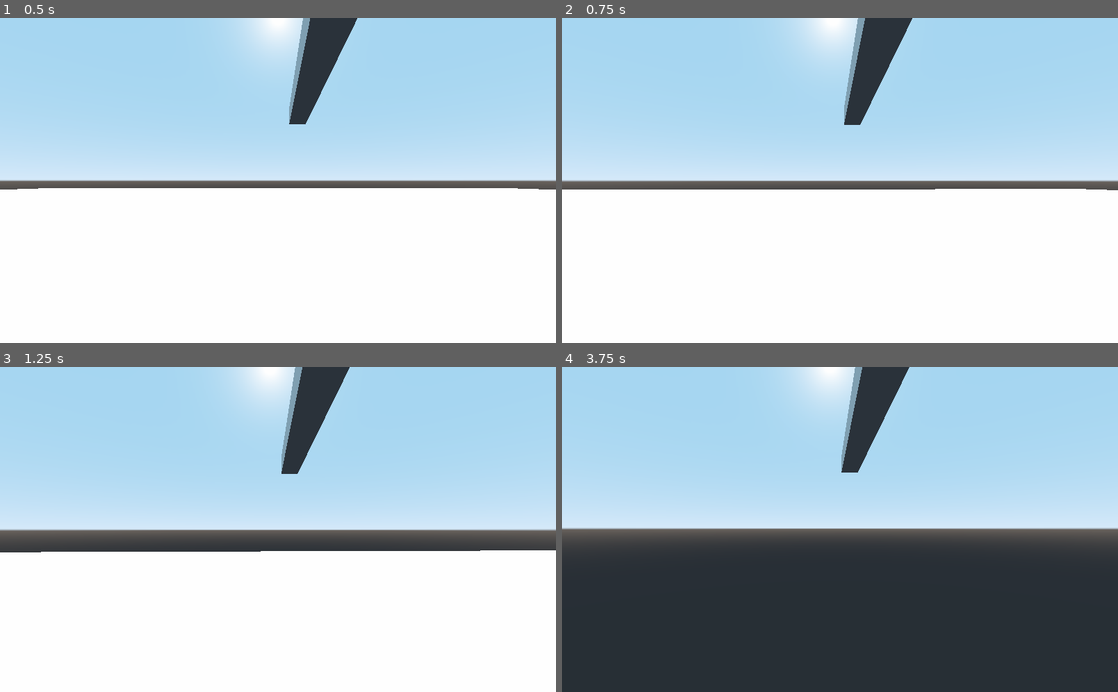
Above: before the commit, frames 1-4 (two rows, left to right).
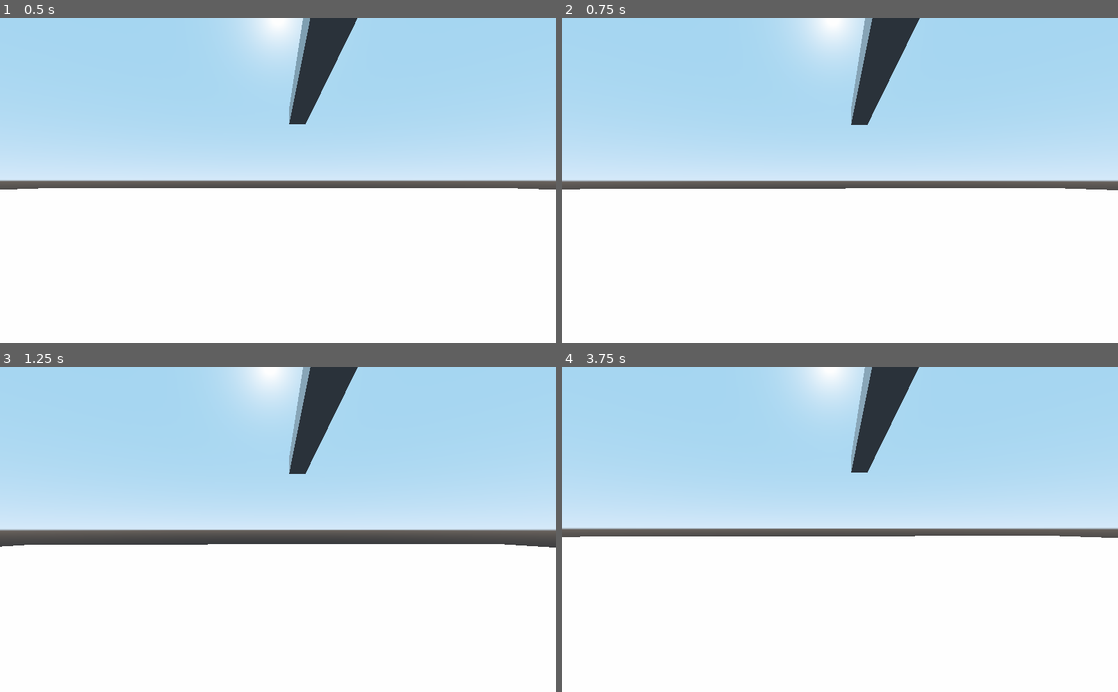
Above: after the commit, the same moments.

Repository: NickCheng0921/curveshot
Game: Godot game, scene res://Main.tscn
Same seed, same stepped clock (60 frames per second), same inputs: the game is played once before the commit and once after it.
Inputs (mouse positions are in pixels of both pictures, inside the frame that each line leads up to):
- Up to frame 1 (0.5 s): no input
- Up to frame 2 (0.75 s): move the mouse to (867, 180) at 0.52 s; hold W (move_forward) from 0.53 s (still down)
- Up to frame 3 (1.25 s): keep holding W (move_forward); tap Space (jump) at 0.77 s
- Up to frame 4 (3.75 s): keep holding W (move_forward); move the mouse to (812, 529) at 1.27 s; tap Space (jump) at 1.52, 3.02 s; move the mouse to (851, 523) at 2.02 s; move the mouse to (834, 536) at 2.77 s; move the mouse to (878, 532) at 3.52 s

Frame 1 is identical in both runs. In frame 2, 1.3% of the frame differs, in the area x 3-91%, y 0-53%; in frame 3, 3.3%; in frame 4, 49%, in the area x 0-100%, y 0-100%.

Commit message:
Make player move in looking direction WIP

Diff:
--- a/3dDemo/CameraPivot.gd
+++ /dev/null
@@ -1,41 +0,0 @@
-extends Camera
-
-# Declare member variables here. Examples:
-# var a = 2
-# var b = "text"
-
-export var SENSITIVITY := 0.2
-export var SMOOTHNESS := 10.0
-
-var camera_input : Vector2
-var rotation_velocity : Vector2
-
-# Called when the node enters the scene tree for the first time.
-func _ready():
-	Input.set_mouse_mode(Input.MOUSE_MODE_CAPTURED)
-
-func _input(event):
-	if event is InputEventMouseMotion:
-		#camera input is a tuple of (x, y) movement
-		camera_input = event.relative
-		print(camera_input)
-
-
-# Called every frame. 'delta' is the elapsed time since the previous frame.
-var i := 1
-func _process(delta):
-	if(i >= 60):
-		i = 0
-		print($"../Pivot".rotation_degrees.z)
-	else:
-		i += 1
-
-	rotation_velocity = rotation_velocity.linear_interpolate(camera_input * SENSITIVITY, delta * SMOOTHNESS)
-	rotation_degrees.x += -deg2rad(rotation_velocity.y)
-	rotation_degrees.y += -deg2rad(rotation_velocity.x)
-	# TODO: sync y rotation to player model
-
-
-	# Clamp vertical rotation
-	rotation_degrees.x = clamp(rotation_degrees.x, -90, 90)
-	camera_input = Vector2.ZERO
--- a/3dDemo/Player.gd
+++ b/3dDemo/Player.gd
@@ -5,17 +5,32 @@
 # The downward acceleration when in the air, in meters per second squared.
 export var fall_acceleration = 75
 export var jump_impulse = 20
+export var SENSITIVITY := 2
+export var SMOOTHNESS := 10.0
+
+onready var camera = $Camera
+onready var Pivot = $Pivot
+var camera_input : Vector2
+var rotation_velocity : Vector2
+var y_rotation = 0
 
 var velocity = Vector3.ZERO
 
 # Called when the node enters the scene tree for the first time.
 func _ready():
-	pass # Replace with function body.
+	Input.set_mouse_mode(Input.MOUSE_MODE_CAPTURED)
+
+func _input(event):
+	if event is InputEventMouseMotion:
+		#camera input is a tuple of (x, y) movement
+		camera_input = event.relative
 
 #called every frame
+var i := 1
 func _physics_process(delta):
 	# We create a local variable to store the input direction.
 	var direction = Vector3.ZERO
+	var global_y_degree = deg2rad(global_transform.basis.get_euler()[1])
 
 	# We check for each move input and update the direction accordingly.
 	if Input.is_action_pressed("move_right"):
@@ -33,6 +48,16 @@
 		direction = direction.normalized()
 		#$Pivot.look_at(translation + direction, Vector3.UP)
 
+	#mouse based rotation
+	rotation_velocity = rotation_velocity.linear_interpolate(camera_input * SENSITIVITY, delta * SMOOTHNESS)
+	camera.rotation_degrees.x += -deg2rad(rotation_velocity.y)
+	y_rotation = -deg2rad(rotation_velocity.x)
+	rotation_degrees.y += y_rotation #move mesh
+
+	# Clamp vertical rotation
+	rotation_degrees.x = clamp(rotation_degrees.x, -90, 90)
+	camera_input = Vector2.ZERO
+
 	# Ground velocity
 	velocity.x = direction.x * speed
 	velocity.z = direction.z * speed
@@ -41,4 +66,9 @@
 	# Moving the character
 	if is_on_floor() and Input.is_action_just_pressed("jump"):
 		velocity.y += jump_impulse
+	#print("velocity: ", velocity)
+	print(velocity.x, " ", velocity.z)
+	velocity.x *= -cos(global_y_degree)
+	velocity.z *= sin(global_y_degree)
+	print("    ", velocity.x, " ", velocity.z)
 	velocity = move_and_slide(velocity, Vector3.UP)
--- a/3dDemo/Player.tscn
+++ b/3dDemo/Player.tscn
@@ -1,7 +1,6 @@
-[gd_scene load_steps=6 format=2]
+[gd_scene load_steps=5 format=2]
 
 [ext_resource path="res://Player.gd" type="Script" id=1]
-[ext_resource path="res://CameraPivot.gd" type="Script" id=2]
 
 [sub_resource type="CylinderMesh" id=1]
 
@@ -20,7 +19,7 @@
 material/0 = null
 
 [node name="MeshInstance2" type="MeshInstance" parent="Pivot"]
-transform = Transform( -4.37114e-08, 0, 0.1, 0, 0.1, 0, -1, 0, -4.37114e-09, 0.236864, 0.787365, -1.85087 )
+transform = Transform( -4.37114e-008, 0, 0.1, 0, 0.1, 0, -1, 0, -4.37114e-009, 0.236864, 0.787365, -1.85087 )
 mesh = SubResource( 2 )
 material/0 = null
 
@@ -28,5 +27,3 @@
 shape = SubResource( 3 )
 
 [node name="Camera" type="Camera" parent="."]
-script = ExtResource( 2 )
-SENSITIVITY = 2.0
